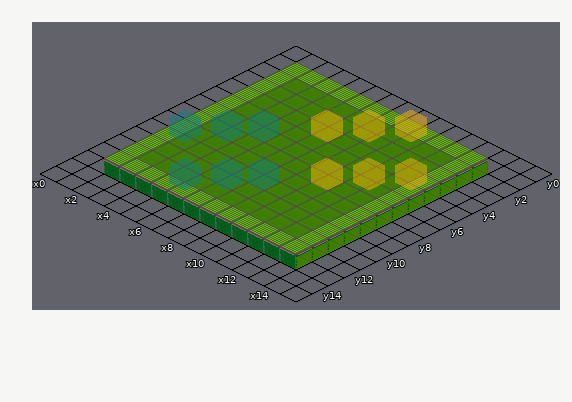
Two states of a Tiled map (JSON), src/map/battle-tut1.json. Above: the version before the commit.
Cells are 32x16 px. Isometric: x runs down to the right, y down to the left. Shown: x 0..15, y 0..15.
Now the later version:
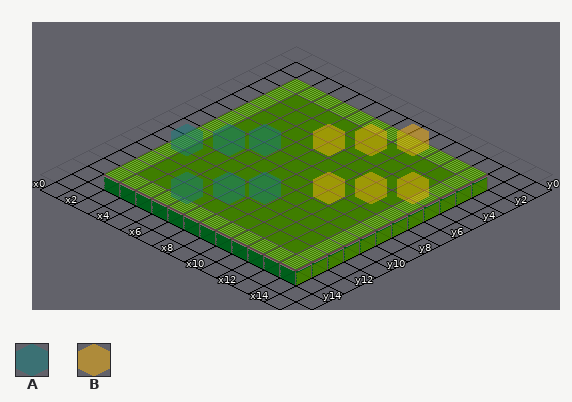
Key: from "props-dynamic": A 1 "markerGreen", B 2 "markerOrange".
Objects are placed by the point they stand on, in cells (3,4 is the top-left corner of cell 3,4); size is 1x1 cell unless given.
From old to new:
layer "Tiles" offset 0,0 -> 0,16 px
layer "Objects" offset -4,4 -> 0,0 px
Layer "Objects":
changed: B "MarkerEnemy4" at 9.5,2.1 size 1x2 -> B "MarkerEnemy4" at 10.6,3.2 size 1x2
changed: B "MarkerEnemy2" at 8.2,3.4 size 1x2 -> B "MarkerEnemy2" at 9.2,4.6 size 1x2
changed: B "MarkerEnemy0" at 6.9,4.7 size 1x2 -> B "MarkerEnemy0" at 7.9,5.9 size 1x2
changed: B "MarkerEnemy5" at 12.5,5.1 size 1x2 -> B "MarkerEnemy5" at 13.6,6.2 size 1x2
changed: B "MarkerEnemy3" at 11.2,6.4 size 1x2 -> B "MarkerEnemy3" at 12.2,7.6 size 1x2
changed: A "MarkerAlly0" at 4.9,6.7 size 1x2 -> A "MarkerAlly0" at 5.9,7.9 size 1x2
changed: B "MarkerEnemy1" at 9.9,7.7 size 1x2 -> B "MarkerEnemy1" at 10.9,8.9 size 1x2
changed: A "MarkerAlly2" at 3.8,7.8 size 1x2 -> A "MarkerAlly2" at 4.8,9 size 1x2
changed: A "MarkerAlly4" at 2.4,9.1 size 1x2 -> A "MarkerAlly4" at 3.5,10.3 size 1x2
changed: A "MarkerAlly1" at 7.9,9.7 size 1x2 -> A "MarkerAlly1" at 8.9,10.9 size 1x2
changed: A "MarkerAlly3" at 6.8,10.8 size 1x2 -> A "MarkerAlly3" at 7.8,12 size 1x2
changed: A "MarkerAlly5" at 5.4,12.1 size 1x2 -> A "MarkerAlly5" at 6.5,13.3 size 1x2
